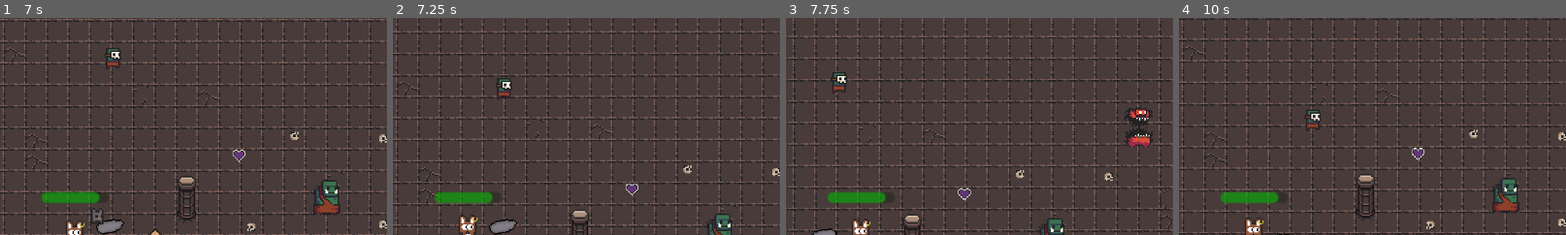
Above: before the commit, frames 1-4 (left to right).
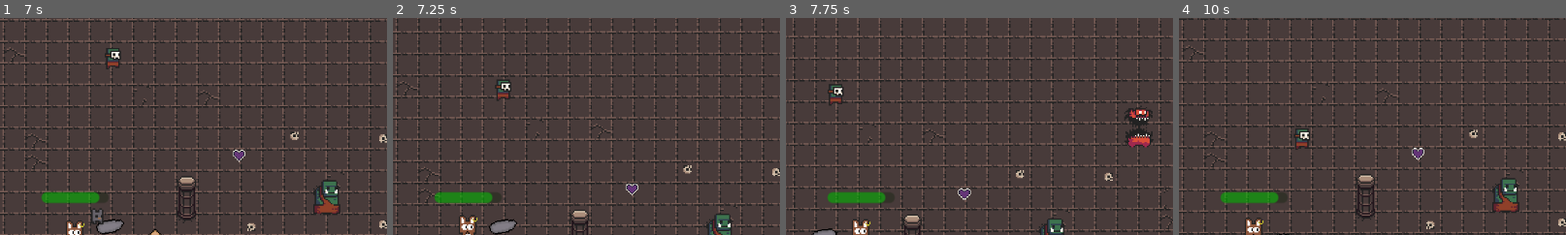
Above: after the commit, the same moments.

Repository: Naigma/proyecto_godot_2526
Game: Godot game, scene res://modules/levels/tutorial/tutorial.tscn
Two runs of this game, one before a commit and one after it. Both use one fixed random seed, a clock stepped at 60 frames per second and the inputs below. The project has no main scene, so this scene is started directly.
Inputs (mouse positions are % of the whole screen's width and height, from its top left):
- Up to frame 1 (7 s): tap Enter (ui_accept) at 0.5, 0.77, 1.52, 3.02, 3.77, 4.52, 6.02, 6.77 s; move the mouse to (72, 45) at 0.52 s; hold D (right) 0.53-1.28 s; tap E (interact) every 0.75 s from 0.6 to 6.6 s; move the mouse to (30, 55) at 1.27 s; hold S (down) 1.28-2.03 s; move the mouse to (60, 28) at 2.02 s; hold D (right) 2.03-2.78 s; move the mouse to (45, 70) at 2.77 s; hold W (up) 2.78-3.53 s; move the mouse to (80, 65) at 3.52 s; hold A (left) 3.53-5.03 s; move the mouse to (20, 35) at 4.27 s; move the mouse to (55, 50) at 5.02 s; hold S (down) 5.03-5.78 s; move the mouse to (35, 25) at 5.77 s; hold D (right) 5.78-6.53 s; move the mouse to (72, 45) at 6.52 s; hold W (up) from 6.53 s (still down)
- Up to frame 2 (7.25 s): keep holding W (up)
- Up to frame 3 (7.75 s): move the mouse to (30, 55) at 7.27 s; release W (up) at 7.28 s; hold D (right) from 7.28 s (still down); tap E (interact) at 7.35 s; tap Enter (ui_accept) at 7.52 s
- Up to frame 4 (10 s): move the mouse to (60, 28) at 8.02 s; release D (right) at 8.03 s; hold S (down) 8.03-8.78 s; tap E (interact) at 8.1, 8.85, 9.6 s; move the mouse to (45, 70) at 8.77 s; hold A (left) 8.78-9.53 s; tap Enter (ui_accept) at 9.02, 9.77 s; move the mouse to (80, 65) at 9.52 s; hold W (up) from 9.53 s (still down)
The pictures show only the part of the screen within x 40-90%, y 2-52%; the shares and areas given below are measured in that part.

Frame 1 is identical in both runs. In frame 2, 0.3% of the frame differs, in the area x 26-31%, y 27-39%; in frame 3, 0.5%; in frame 4, 0.5%, in the area x 29-37%, y 41-61%.

Commit message:
woopsh that are not jejem is this the really jejem backerbody

Diff:
--- a/modules/enemy_wingardium/enemy_wingardium_follow.gd
+++ b/modules/enemy_wingardium/enemy_wingardium_follow.gd
@@ -15,14 +15,9 @@
 	if direction.length() > 110:
 		enemy.velocity = direction.normalized() * move_speed
 	elif direction.length() > 75:
+		enemy.velocity = Vector2.ZERO
+	else:
 		enemy.velocity = direction.normalized() * -move_speed
-	elif direction.length() > 30:
-		enemy.velocity = direction.normalized() * -move_speed
-	elif direction.length() > 10:
-		enemy.velocity = direction.normalized() * -move_speed
-	else:
-		enemy.velocity = Vector2.ZERO
-
 	enemy.move_and_slide()
 
 	if direction.length() > 170:
